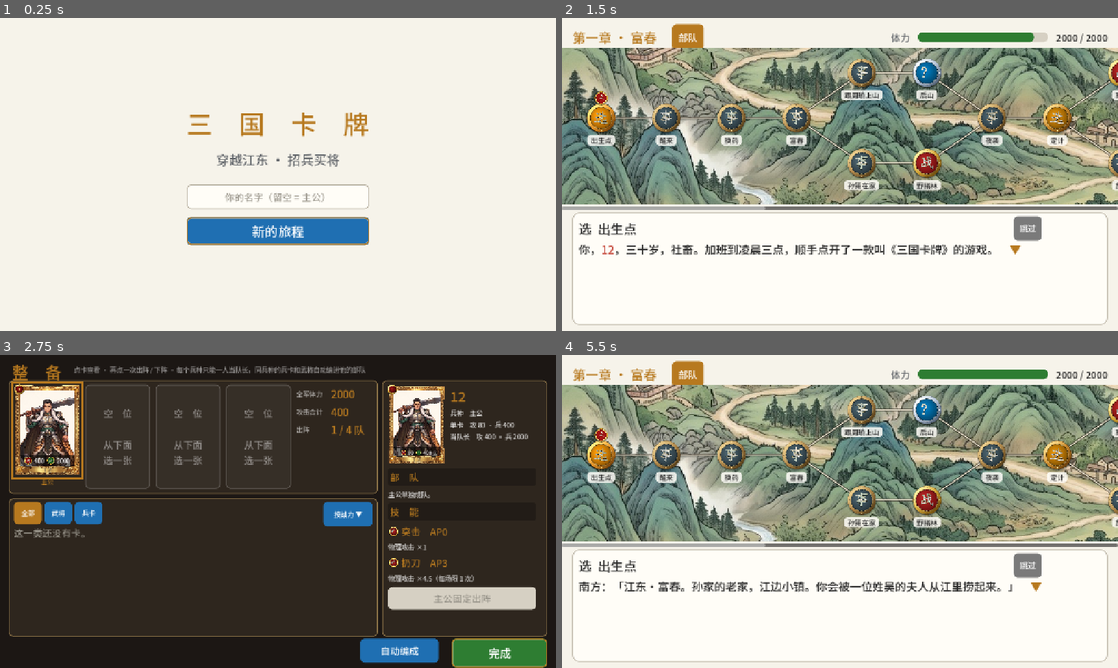
Above: before the commit, frames 1-4 (two rows, left to right).
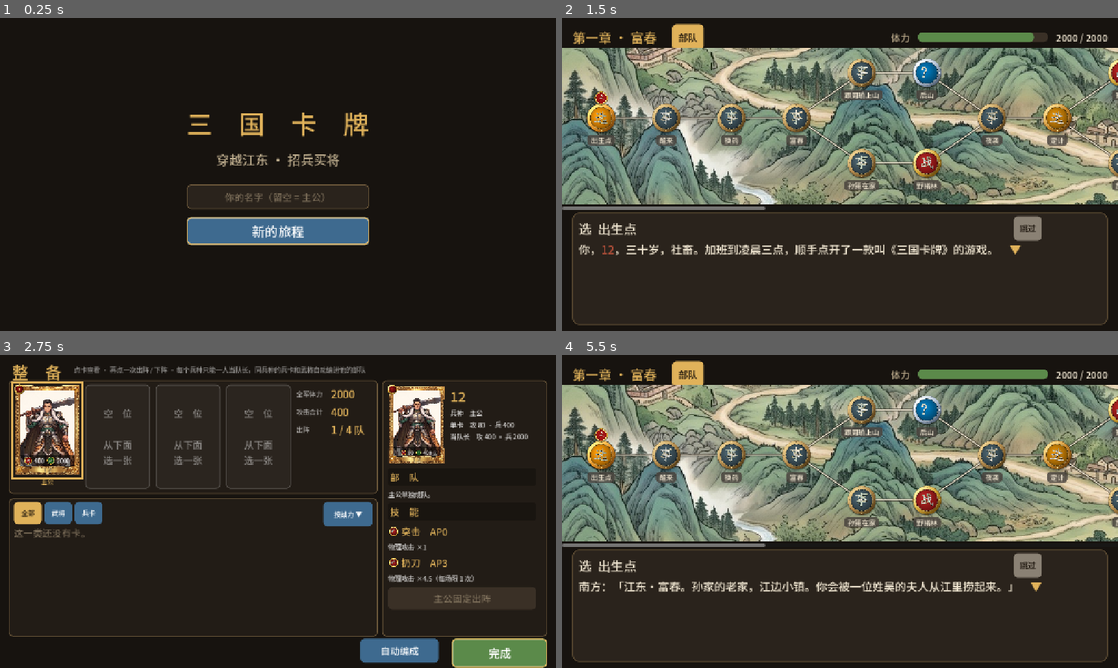
Above: after the commit, the same moments.

Repository: haotianwudev/sanguo-cards
Game: Godot game, scene res://scenes/main.tscn
Same seed, same stepped clock (60 frames per second), same inputs: the game is played once before the commit and once after it.
Inputs (mouse positions are in pixels of both pictures, inside the frame that each line leads up to):
- Up to frame 1 (0.25 s): no input
- Up to frame 2 (1.5 s): click (840, 196) at 0.52 s; type "12" at 0.6 s; click "新的旅程" at 1.25 s
- Up to frame 3 (2.75 s): click "部队" at 2 s
- Up to frame 4 (5.5 s): click "跳过" at 2.75 s; click "自动编成" at 3.5 s; click "完成" at 4.25 s; tap Enter (ui_accept) at 5, 5.27 s; move the mouse to (962, 495) at 5.02 s; hold D from 5.03 s (still down); tap E at 5.1 s; click (962, 495) at 5.17 s

The runs differ from the first frame. In frame 1, 100% of the frame differs, in the area x 0-100%, y 0-100%; in frame 2, 51%; in frame 3, 7.9%; in frame 4, 51%.

Commit message:
Warm dark ink theme by default (lacquer browns, off-white text, muted vermilion / jade / indigo buttons): easier on a phone, lets the art stand out like Rance X; light gold buttons get dark text; light / dark themes kept in ui.json
Co-Authored-By: Claude Opus 5.5 <noreply@anthropic.com>
Claude-Session: https://claude.ai/code/session_01KHm8b4T1h3CjcdmfBKpVSV

Diff:
--- a/godot/data/ui.json
+++ b/godot/data/ui.json
@@ -1,7 +1,15 @@
 {
   "_comment": "Presentation config for the terminal UI. Colour values in rarity_colors / map colours are palette names from themes.*",
-  "default_theme": "light",
+  "default_theme": "ink",
+  "_themes": "ink = the default: warm dark lacquer (easy on a phone screen, lets the art stand out, like Rance X); light / dark kept as alternatives",
   "themes": {
+    "ink": {
+      "bg": "#17130f", "panel": "#221c16", "card": "#2a231c", "card-hover": "#342b22", "card-ssr": "#3a2f1c",
+      "spent": "#1c1813", "log-bg": "#1d1813", "enemy-bg": "#2d1b16", "party-bg": "#1a2119", "sel-bg": "#3b301c",
+      "border": "#6b573a", "track": "#3a3026", "text": "#efe5d0", "muted": "#bfae8e", "dim": "#7d6f5a",
+      "gold": "#e0b25a", "red": "#c4553d", "enemy-border": "#b9472f", "green": "#5b8a4a", "amber": "#d9993e",
+      "blue": "#3e6a8f", "purple": "#8a5aa6", "gray": "#8a8174"
+    },
     "dark": {
       "bg": "#1b1c21", "panel": "#25262c", "card": "#23242a", "card-hover": "#2c2e36", "card-ssr": "#2a2720",
       "spent": "#1d1e22", "log-bg": "#202126", "enemy-bg": "#2a1f20", "party-bg": "#1f2622", "sel-bg": "#2e2b22",
--- a/godot/scripts/ui/kit.gd
+++ b/godot/scripts/ui/kit.gd
@@ -13,7 +13,7 @@
 
 static func pal() -> Dictionary:
 	if _pal.is_empty():
-		use_theme("light")
+		use_theme(GameData.get_db().ui.get("default_theme", "light"))
 	return _pal
 
 
@@ -102,6 +102,9 @@
 		b.add_theme_stylebox_override("normal", box(base, 10, 0, Color.TRANSPARENT, 14))
 		b.add_theme_stylebox_override("hover", box(base.lightened(0.12), 10, 0, Color.TRANSPARENT, 14))
 		b.add_theme_stylebox_override("pressed", box(base.darkened(0.15), 10, 0, Color.TRANSPARENT, 14))
+		if base.get_luminance() > 0.5:  # light buttons (gold) get dark text
+			for st in ["font_color", "font_hover_color", "font_pressed_color", "font_focus_color"]:
+				b.add_theme_color_override(st, Color(0.1, 0.07, 0.04))
 	b.custom_minimum_size = Vector2(0, 56)
 	return b
 
--- a/godot/scripts/ui/party_overlay.gd
+++ b/godot/scripts/ui/party_overlay.gd
@@ -8,9 +8,6 @@
 
 signal closed
 
-const BG := Color(0.11, 0.09, 0.08)
-const PANEL := Color(0.18, 0.15, 0.12)
-const LINE := Color(0.55, 0.45, 0.28)
 
 var _party_row: HBoxContainer
 var _summary: VBoxContainer
@@ -28,7 +25,7 @@
 	z_index = 60
 	size = Vector2(1280, 720)
 	var bg := ColorRect.new()
-	bg.color = BG
+	bg.color = Kit.c("bg")
 	bg.size = size
 	add_child(bg)
 	var title := Kit.label("整　备", Kit.FONT_BIG + 8, "gold")
@@ -119,7 +116,7 @@
 	var p := Panel.new()
 	p.position = pos
 	p.size = sz
-	p.add_theme_stylebox_override("panel", Kit.box(PANEL, 10, 2, LINE, 0))
+	p.add_theme_stylebox_override("panel", Kit.box(Kit.c("panel"), 10, 2, Kit.c("border"), 0))
 	add_child(p)
 	return p
 
